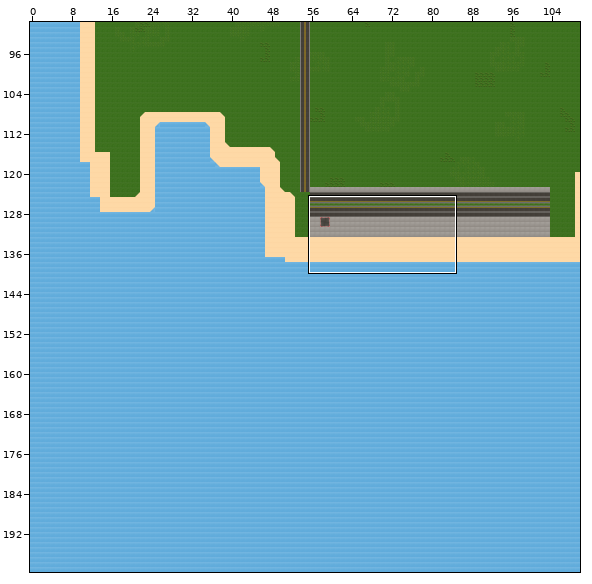
A Tiled map gets an edit: lwjgl3/src/main/resources/Map.tmx. The picture above shows the old version from afar; the outline marks the close-up.
Close-up. The starting point:
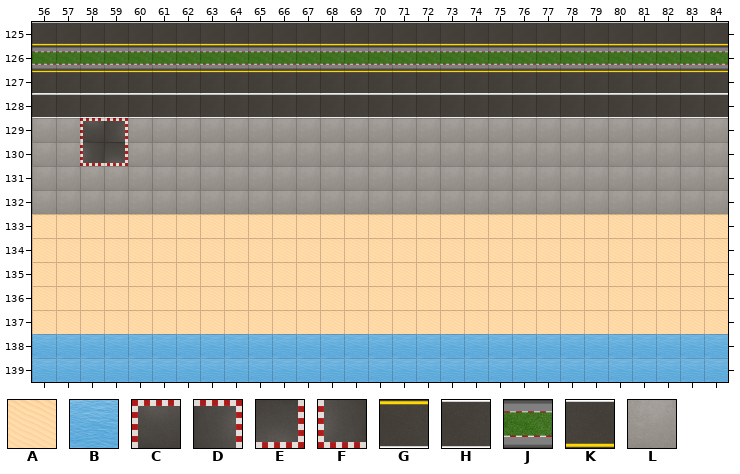
Cells are 128x128 px. Shown: x 56..84, y 125..139.
Key: from "Tileset": A 4 "Texture6 Sand", B 11 "Texture2 Water", C 32 "Texture20 Race1", D 33 "Texture21 Race2", E 34 "Texture22 Race3", F 35 "Texture23 Race4", G 40 "Texture29 Bigroad", H 41 "Texture30 Bigroad", J 42 "Texture31 Bigroad", K 43 "Texture32 Bigroad", L 44 "Texture33 Concrete".
_ is an empty cell.
Layer "Tile Layer 1" before, first column x 56:
125 KKKKKKKKKKKKKKKKKKKKKKKKKKKKK
126 JJJJJJJJJJJJJJJJJJJJJJJJJJJJJ
127 GGGGGGGGGGGGGGGGGGGGGGGGGGGGG
128 HHHHHHHHHHHHHHHHHHHHHHHHHHHHH
129 LLCDLLLLLLLLLLLLLLLLLLLLLLLLL
130 LLFELLLLLLLLLLLLLLLLLLLLLLLLL
131 LLLLLLLLLLLLLLLLLLLLLLLLLLLLL
132 LLLLLLLLLLLLLLLLLLLLLLLLLLLLL
133 AAAAAAAAAAAAAAAAAAAAAAAAAAAAA
134 AAAAAAAAAAAAAAAAAAAAAAAAAAAAA
135 AAAAAAAAAAAAAAAAAAAAAAAAAAAAA
136 AAAAAAAAAAAAAAAAAAAAAAAAAAAAA
137 AAAAAAAAAAAAAAAAAAAAAAAAAAAAA
138 BBBBBBBBBBBBBBBBBBBBBBBBBBBBB
139 BBBBBBBBBBBBBBBBBBBBBBBBBBBBB
The same view after the edit:
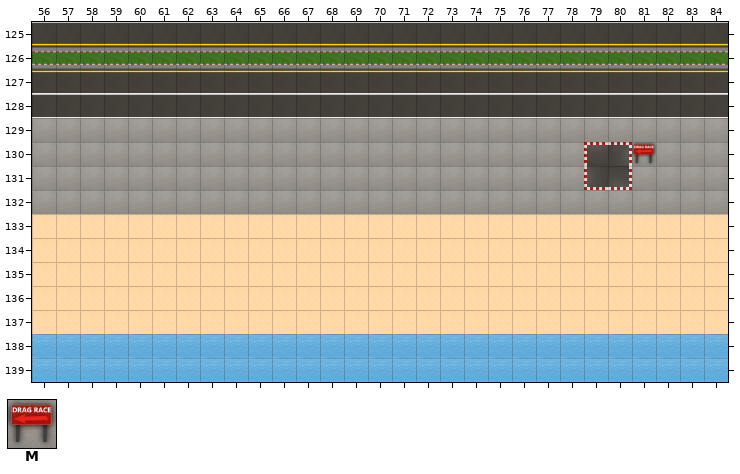
Further tiles: from "Tileset": M 45 "Texture34 Sign1".
Diff:
Layer "Tile Layer 1":
Tile L gives way to tile C in row 130 at x 79.
Tile L gives way to tile D in row 130 at x 80.
Tile L gives way to tile E in row 131 at x 80.
Tile L gives way to tile F in row 131 at x 79.
Tile C gives way to tile L in row 129 at x 58.
Tile D gives way to tile L in row 129 at x 59.
Tile E gives way to tile L in row 130 at x 59.
Tile F gives way to tile L in row 130 at x 58.
Tile L gives way to tile M in row 130 at x 81.
